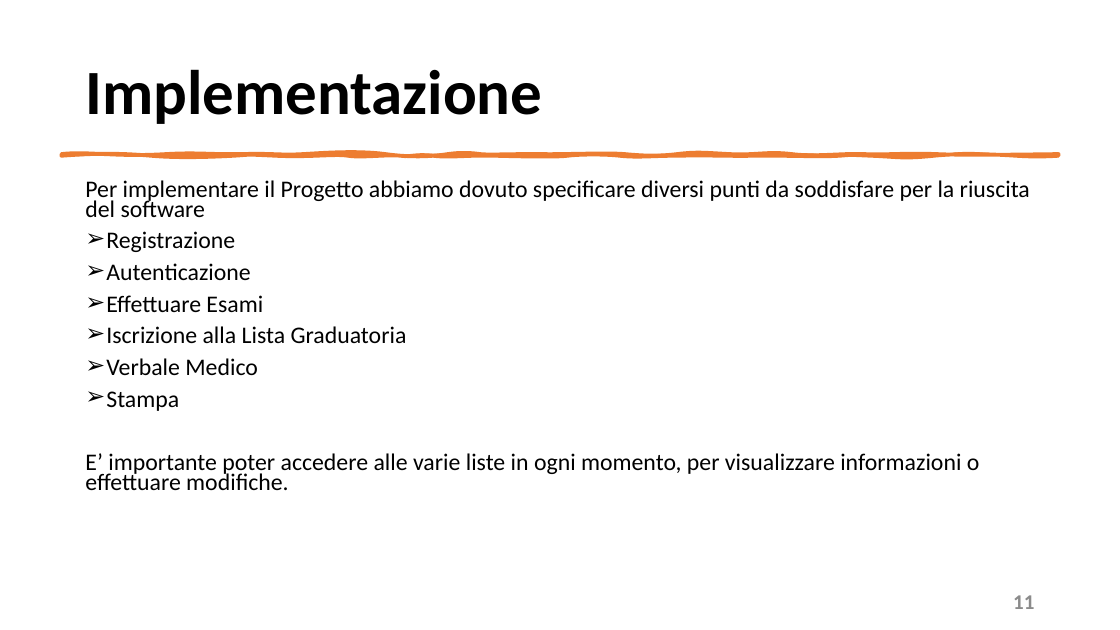
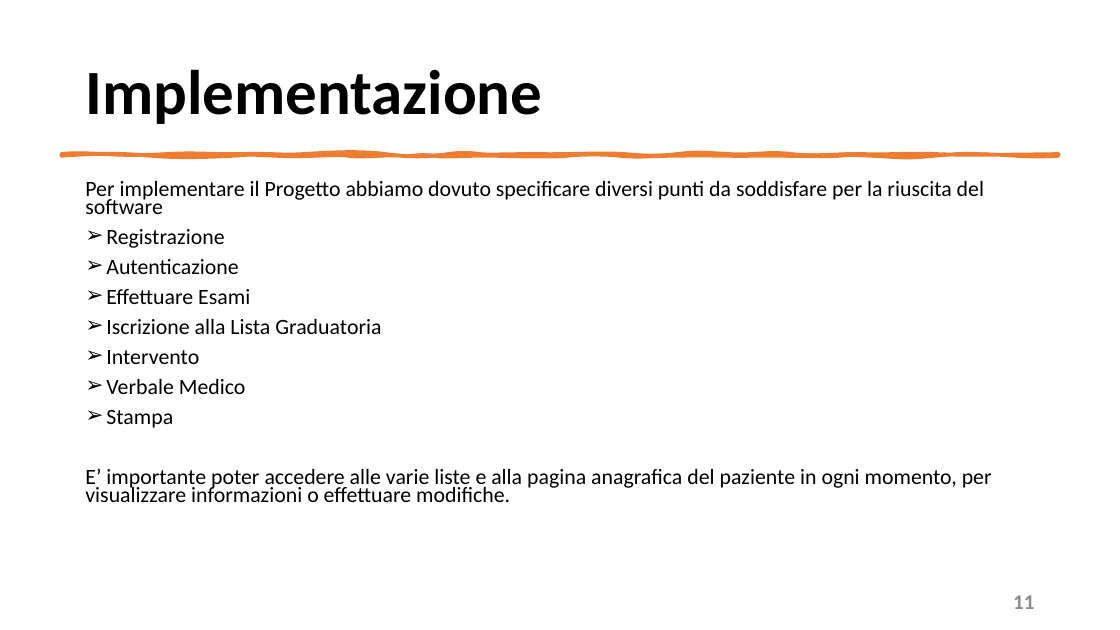
Before and after one commit to mangilimatteo/Progetto_Ingegneria_Software_Cattaneo_Mangili_Saini, a slide deck: slide 11 of Presentazione_Progetto.pptx. Drawn at 1120x630 pixels with LibreOffice and Linux fonts; fonts in the diff are those of the drawing. Boxes give left, top, right and bottom in pixels: in the first picture for what was removed or moved away, otherwise in the second. Text is boxed around its words. In the diff, an @@ line names an element or a change of style, - is before the commit and + after.

```diff
--- a/Presentazione_Progetto.pptx
+++ b/Presentazione_Progetto.pptx
@@ text at bbox=[85, 181, 984, 428]: size 20.4 to 18.7 pt in "Per implementare il Progetto abbiamo dovuto specificare ...", "Registrazione", "Autenticazione", "Effettuare Esami" and 3 more places @@
@@ text at bbox=[106, 350, 199, 364]: paragraph added @@
+➢ Intervento
@@ text at bbox=[85, 469, 992, 502]: text changed; size 20.4 to 18.7 pt @@
-E’ importante poter accedere alle varie liste in ogni momento, per visualizzare informazioni o effettuare modifiche.
+E’ importante poter accedere alle varie liste e alla pagina anagrafica del paziente in ogni momento, per visualizzare informazioni o effettuare modifiche.
```
Also in this commit, not shown: 4 other slides changed.
